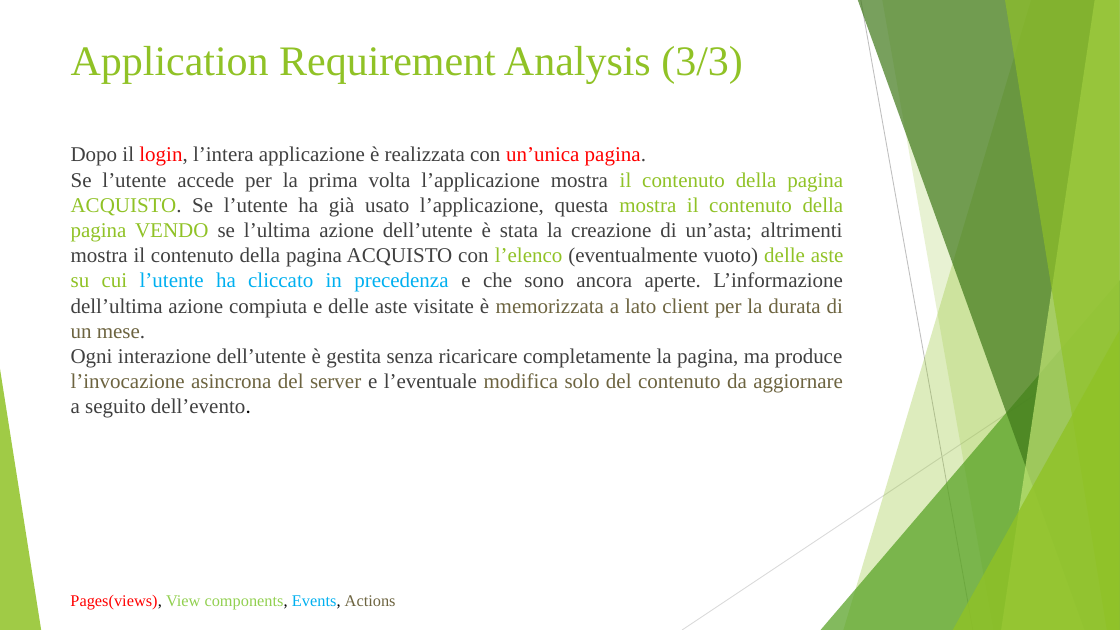
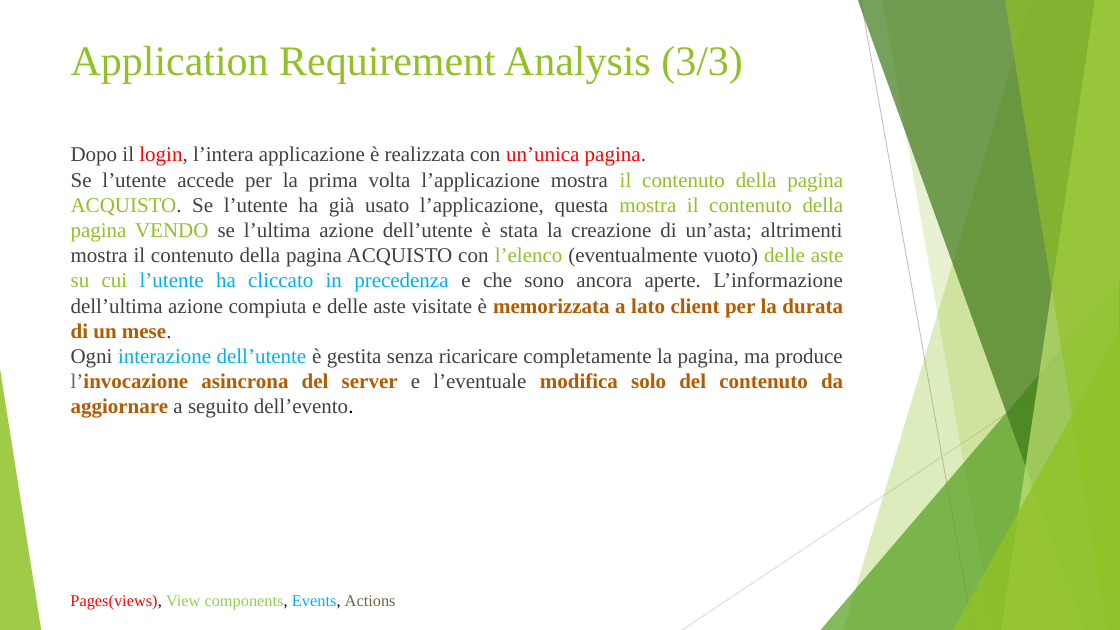
Before and after one commit to francescospangaro/tecnologie-web, a slide deck: slide 14 of docs/Presentation.pptx (slide 13 before the commit). Drawn at 1120x630 pixels with LibreOffice and Linux fonts; fonts in the diff are those of the drawing. Boxes give left, top, right and bottom in pixels: in the first picture for what was removed or moved away, otherwise in the second. Text is boxed around its words. In the diff, an @@ line names an element or a change of style, - is before the commit and + after.

```diff
--- a/docs/Presentation.pptx
+++ b/docs/Presentation.pptx
@@ text at [71,172,844,418]: text colour #6D6540 to #B45A00, bold on in "memorizzata a lato client per la durata ...", "l’invocazione asincrona del server modifica solo del ..."; text colour #404040 to #00B0F0 in "interazione dell’utente" @@
```
Also in this commit, not shown: 4 other slides changed, 1 slide added, 4 other files.
